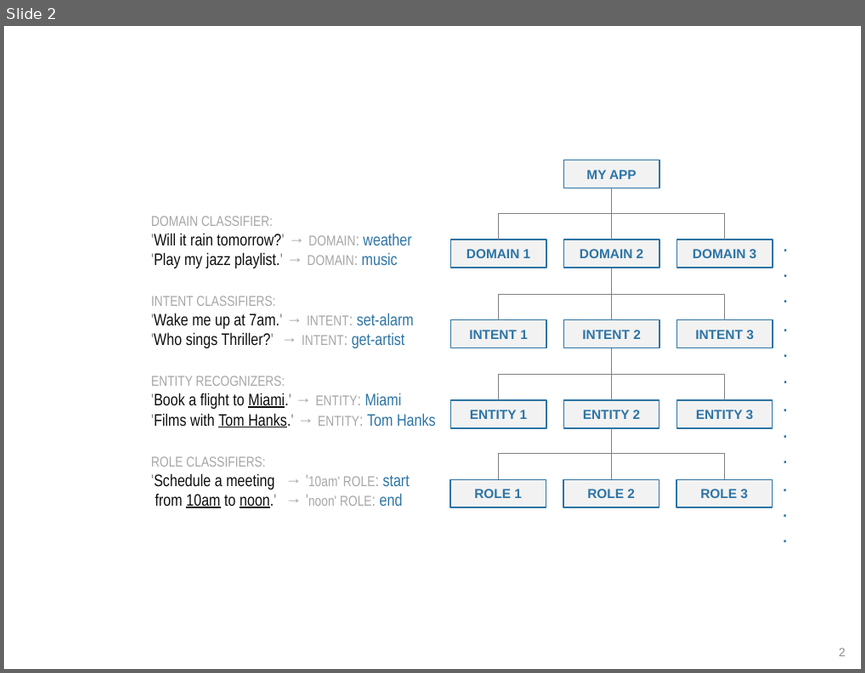
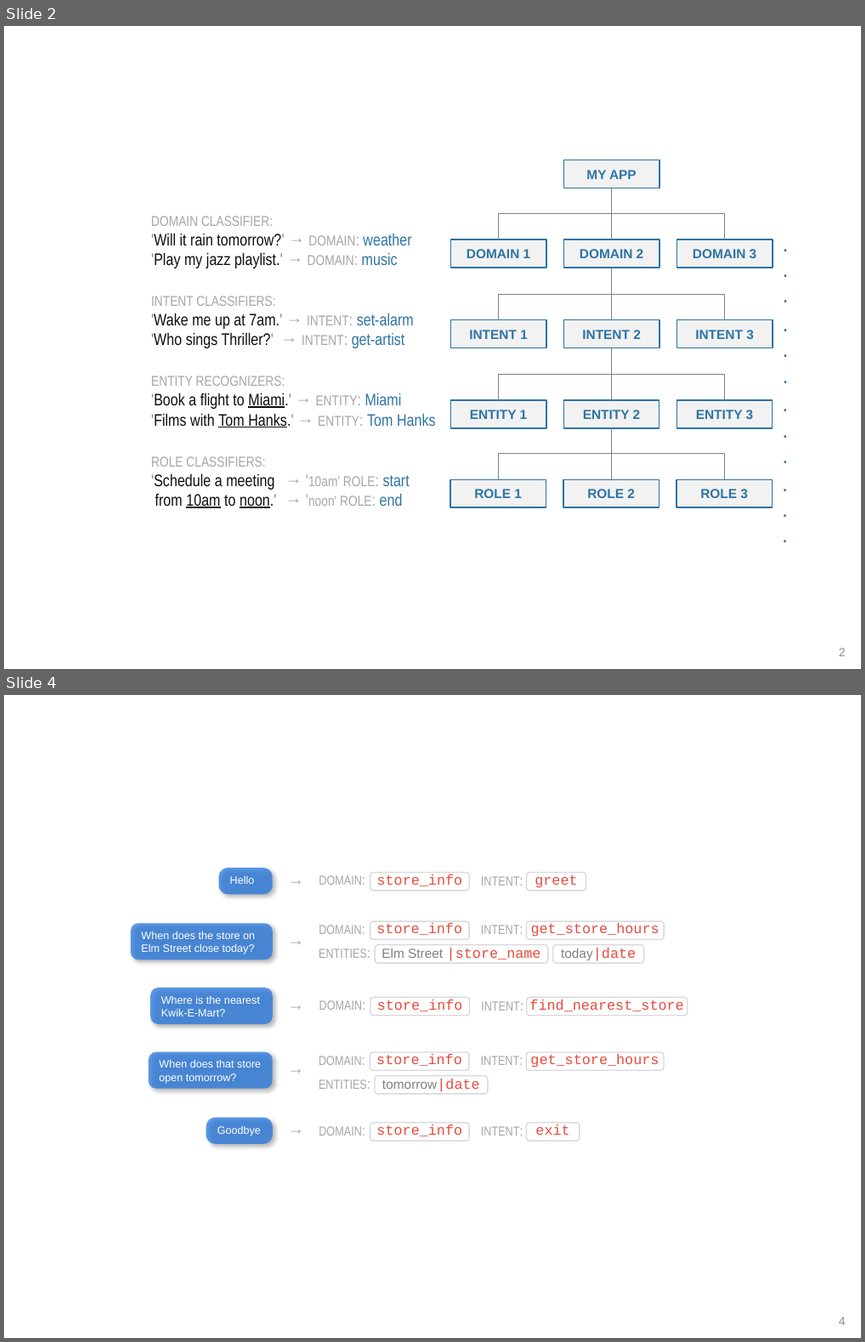
Before and after one commit to cisco/mindmeld, a slide deck: docs/source/images/images.pptx. Shown one above the other, each under a label of ours: slide 2 before the commit, slides 2 and 4 after it; the slides between them are not shown. The pictures are 865x673 and 865x1342 pixels, drawn with LibreOffice and Linux fonts; fonts in the diff are those of the drawing. Boxes give left, top, right and bottom in pixels: in the first picture for what was removed or moved away, otherwise in the second. Text is boxed around its words. In the diff, an @@ line names an element or a change of style, - is before the commit and + after.

```diff
--- a/docs/source/images/images.pptx
+++ b/docs/source/images/images.pptx
@@ slide 4 added at [4,695,861,1338], background #FFFFFF @@
@@ group added at [131,867,687,1145]: 18 rounded rectangles, 17 texts @@
+DOMAIN:
+store_info
+INTENT:
+greet
+ENTITIES:
+Elm Street |store_name
+Hello
+→
+When does the store on
+Elm Street close today?
+→
+Where is the nearest
+Kwik-E-Mart?
+→
+When does that store open tomorrow?
+→
+Goodbye
+→
+DOMAIN:
+store_info
+INTENT:
+exit
+DOMAIN:
+store_info
+INTENT:
+get_store_hours
+today|date
+DOMAIN:
+store_info
+INTENT:
+find_nearest_store
+ENTITIES:
+tomorrow|date
+DOMAIN:
+store_info
+INTENT:
+get_store_hours
@@ page number added at [839,1316,846,1325], 10 pt, text #8C8C8C @@
+4
```
Also in this commit, not shown: 1 slide changed, 1 other slide added, 4 other files.
